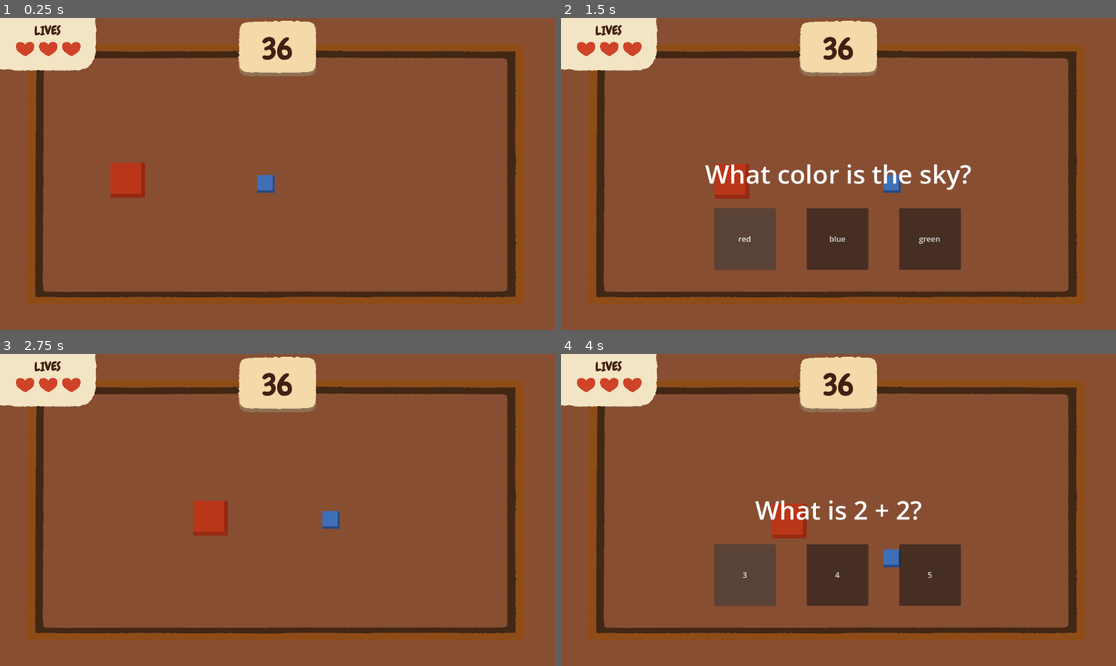
Above: before the commit, frames 1-4 (two rows, left to right).
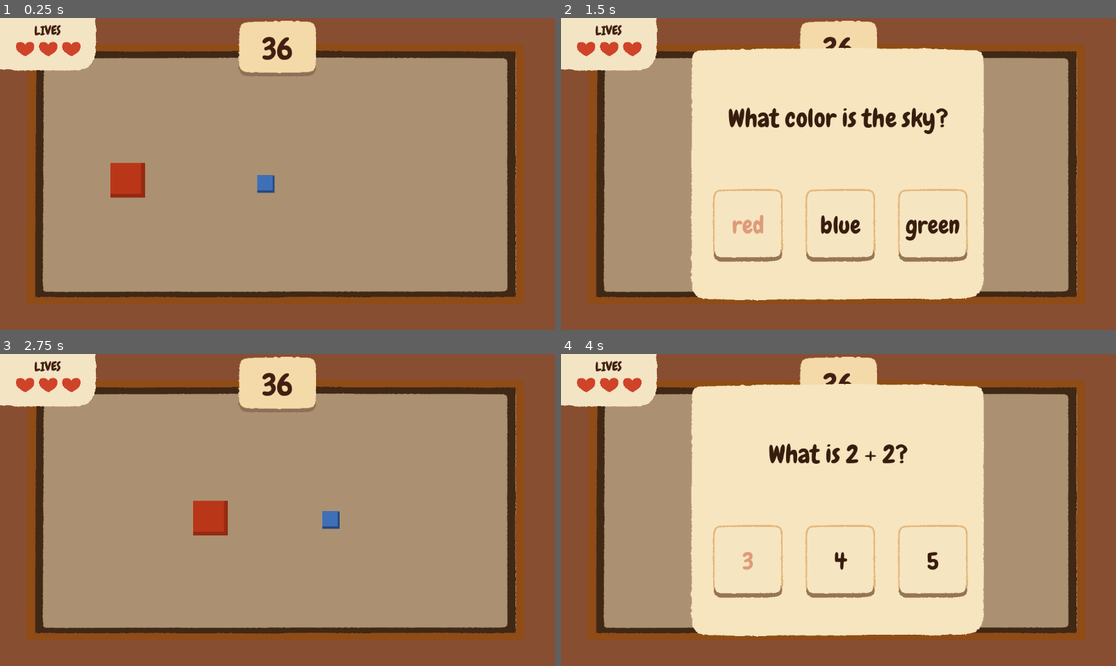
Above: after the commit, the same moments.

Repository: etper/question-mark-game
Game: Godot game, scene res://main.tscn
Two runs of this game, one before a commit and one after it. Both use one fixed random seed, a clock stepped at 60 frames per second and the inputs below.
Inputs:
- Up to frame 1 (0.25 s): no input
- Up to frame 2 (1.5 s): hold D (right) 0.53-1.25 s; click "red" at 1.25 s
- Up to frame 3 (2.75 s): click "blue" at 2 s
- Up to frame 4 (4 s): hold S (down) 2.78-3.5 s; click "3" at 3.5 s

The runs differ from the first frame. In frame 1, 61% of the frame differs, in the area x 7-93%, y 12-88%; in frame 2, 64%; in frame 3, 61%; in frame 4, 64%, in the area x 7-93%, y 9-91%.

Commit message:
lots of art

Diff:
--- /dev/null
+++ b/QuestionPanel.tscn
@@ -0,0 +1,80 @@
+[gd_scene format=3 uid="uid://divnilvv14a3u"]
+
+[ext_resource type="Script" uid="uid://btv1ngyys4qi7" path="res://question_panel.gd" id="1_8jco2"]
+[ext_resource type="FontFile" uid="uid://d1osxkg76wyid" path="res://Chewy-Regular.ttf" id="2_pp4sa"]
+[ext_resource type="Texture2D" uid="uid://djiov8ihw5wy5" path="res://sprites/button.png" id="3_m2he2"]
+[ext_resource type="Texture2D" uid="uid://dib1j36gqvrbx" path="res://sprites/questionBG.png" id="4_m2he2"]
+
+[node name="QuestionPanel" type="Panel" unique_id=481925224]
+offset_left = -7.0
+offset_top = -44.0
+offset_right = -7.0
+offset_bottom = -44.0
+script = ExtResource("1_8jco2")
+metadata/_edit_use_anchors_ = true
+
+[node name="BG" type="Sprite2D" parent="." unique_id=1453256339]
+position = Vector2(581, 368)
+texture = ExtResource("4_m2he2")
+
+[node name="QuestionLabel" type="Label" parent="." unique_id=606158276]
+layout_mode = 0
+offset_left = 278.0
+offset_top = 107.0
+offset_right = 888.0
+offset_bottom = 399.0
+theme_override_colors/font_color = Color(0.21568628, 0.11372549, 0.05490196, 1)
+theme_override_fonts/font = ExtResource("2_pp4sa")
+theme_override_font_sizes/font_size = 53
+text = "What color is the sky?"
+horizontal_alignment = 1
+vertical_alignment = 1
+
+[node name="AnswerButton1" type="Button" parent="." unique_id=345151335]
+layout_mode = 0
+offset_left = 318.0
+offset_top = 395.0
+offset_right = 446.0
+offset_bottom = 523.0
+theme_override_colors/font_color = Color(0.21568628, 0.11372549, 0.05490196, 1)
+theme_override_colors/font_hover_color = Color(0.8730697, 0.6088611, 0.4743513, 1)
+theme_override_fonts/font = ExtResource("2_pp4sa")
+theme_override_font_sizes/font_size = 49
+text = "1"
+icon = ExtResource("3_m2he2")
+flat = true
+icon_alignment = 1
+
+[node name="AnswerButton2" type="Button" parent="." unique_id=96783020]
+layout_mode = 0
+offset_left = 510.0
+offset_top = 395.0
+offset_right = 664.0
+offset_bottom = 554.0
+theme_override_colors/font_color = Color(0.21568628, 0.11372549, 0.05490196, 1)
+theme_override_colors/font_hover_color = Color(0.8730697, 0.6088611, 0.4743513, 1)
+theme_override_fonts/font = ExtResource("2_pp4sa")
+theme_override_font_sizes/font_size = 49
+text = "2"
+icon = ExtResource("3_m2he2")
+flat = true
+icon_alignment = 1
+
+[node name="AnswerButton3" type="Button" parent="." unique_id=616550591]
+layout_mode = 0
+offset_left = 702.0
+offset_top = 395.0
+offset_right = 856.0
+offset_bottom = 554.0
+theme_override_colors/font_color = Color(0.21568628, 0.11372549, 0.05490196, 1)
+theme_override_colors/font_hover_color = Color(0.8730697, 0.6088611, 0.4743513, 1)
+theme_override_fonts/font = ExtResource("2_pp4sa")
+theme_override_font_sizes/font_size = 49
+text = "3"
+icon = ExtResource("3_m2he2")
+flat = true
+icon_alignment = 1
+
+[connection signal="pressed" from="AnswerButton1" to="." method="_on_answer_button_1_pressed"]
+[connection signal="pressed" from="AnswerButton2" to="." method="_on_answer_button_2_pressed"]
+[connection signal="pressed" from="AnswerButton3" to="." method="_on_answer_button_3_pressed"]
--- a/main.gd
+++ b/main.gd
@@ -24,8 +24,11 @@
 func _ready():
 	$QuestionPanel.visible = false
 
-	# Allows the panel to still work while the game is paused
+	# Allow question panel to work while game is paused
 	$QuestionPanel.process_mode = Node.PROCESS_MODE_ALWAYS
+
+	# Listen for answers from QuestionPanel
+	$QuestionPanel.answer_selected.connect(check_answer)
 
 	$Timer.wait_time = timer_wait_time
 	$Timer.start()
@@ -33,15 +36,9 @@
 func _on_timer_timeout():
 	var q = questions.pick_random()
 
-	$QuestionPanel/QuestionLabel.text = q["question"]
 	current_answer = q["correct"].to_lower()
 
-	var choices = q["choices"]
-
-	$QuestionPanel/AnswerButton1.text = choices[0]
-	$QuestionPanel/AnswerButton2.text = choices[1]
-	$QuestionPanel/AnswerButton3.text = choices[2]
-
+	$QuestionPanel.setup(q)
 	$QuestionPanel.visible = true
 
 	get_tree().paused = true
@@ -65,15 +62,6 @@
 			print("Game Over")
 			get_tree().change_scene_to_file("res://GameOver.tscn")
 
-func _on_answer_button_1_pressed():
-	check_answer($QuestionPanel/AnswerButton1.text)
-
-func _on_answer_button_2_pressed():
-	check_answer($QuestionPanel/AnswerButton2.text)
-
-func _on_answer_button_3_pressed():
-	check_answer($QuestionPanel/AnswerButton3.text)
-
 func _process(delta):
 	if game_won:
 		return
--- a/main.tscn
+++ b/main.tscn
@@ -7,9 +7,11 @@
 [ext_resource type="Texture2D" uid="uid://bsdudn0vgu2a5" path="res://sprites/livesBG.png" id="2_lquwl"]
 [ext_resource type="Texture2D" uid="uid://bqg7qphsfc717" path="res://sprites/wall.png" id="3_4c57u"]
 [ext_resource type="Texture2D" uid="uid://d3m4oqeuyiawq" path="res://sprites/heart.png" id="3_7mycd"]
+[ext_resource type="Texture2D" uid="uid://do78o3hkwgrj2" path="res://sprites/ground.png" id="3_dg77c"]
 [ext_resource type="FontFile" uid="uid://d1osxkg76wyid" path="res://Chewy-Regular.ttf" id="4_7mycd"]
 [ext_resource type="Texture2D" uid="uid://ds3mduext7jfn" path="res://sprites/wallShade.png" id="4_efxa6"]
 [ext_resource type="Texture2D" uid="uid://oet277dsta3j" path="res://sprites/timeBG.png" id="5_272bh"]
+[ext_resource type="PackedScene" uid="uid://divnilvv14a3u" path="res://QuestionPanel.tscn" id="11_efxa6"]
 
 [node name="Main" type="Node2D" unique_id=1858380961]
 script = ExtResource("1_h2yge")
@@ -24,6 +26,12 @@
 position = Vector2(576.00006, 324)
 scale = Vector2(0.7955801, 0.59668505)
 texture = ExtResource("2_5vw27")
+metadata/_edit_lock_ = true
+
+[node name="Ground" type="Sprite2D" parent="BG" unique_id=1531685401]
+position = Vector2(576.00006, 324)
+scale = Vector2(0.826, 0.62)
+texture = ExtResource("3_dg77c")
 metadata/_edit_lock_ = true
 
 [node name="Wall" type="Sprite2D" parent="BG" unique_id=1622325807]
@@ -110,43 +118,6 @@
 wait_time = 10.0
 autostart = true
 
-[node name="QuestionPanel" type="Panel" parent="." unique_id=181747024]
-metadata/_edit_use_anchors_ = true
-
-[node name="QuestionLabel" type="Label" parent="QuestionPanel" unique_id=1874791770]
-layout_mode = 0
-offset_right = 1152.0
-offset_bottom = 648.0
-theme_override_font_sizes/font_size = 53
-text = "What color is the sky?"
-horizontal_alignment = 1
-vertical_alignment = 1
-
-[node name="AnswerButton1" type="Button" parent="QuestionPanel" unique_id=1839382824]
-layout_mode = 0
-offset_left = 318.0
-offset_top = 395.0
-offset_right = 446.0
-offset_bottom = 523.0
-text = "1"
-
-[node name="AnswerButton2" type="Button" parent="QuestionPanel" unique_id=816401517]
-layout_mode = 0
-offset_left = 510.0
-offset_top = 395.0
-offset_right = 638.0
-offset_bottom = 523.0
-text = "2"
-
-[node name="AnswerButton3" type="Button" parent="QuestionPanel" unique_id=472731740]
-layout_mode = 0
-offset_left = 702.0
-offset_top = 395.0
-offset_right = 830.0
-offset_bottom = 523.0
-text = "3"
+[node name="QuestionPanel" parent="." unique_id=481925224 instance=ExtResource("11_efxa6")]
 
 [connection signal="timeout" from="Timer" to="." method="_on_timer_timeout"]
-[connection signal="pressed" from="QuestionPanel/AnswerButton1" to="." method="_on_answer_button_1_pressed"]
-[connection signal="pressed" from="QuestionPanel/AnswerButton2" to="." method="_on_answer_button_2_pressed"]
-[connection signal="pressed" from="QuestionPanel/AnswerButton3" to="." method="_on_answer_button_3_pressed"]
--- /dev/null
+++ b/question_panel.gd
@@ -0,0 +1,21 @@
+extends Panel
+
+signal answer_selected(answer)
+
+func setup(question_data):
+	$QuestionLabel.text = question_data["question"]
+
+	var choices = question_data["choices"]
+
+	$AnswerButton1.text = choices[0]
+	$AnswerButton2.text = choices[1]
+	$AnswerButton3.text = choices[2]
+
+func _on_answer_button_1_pressed():
+	answer_selected.emit($AnswerButton1.text)
+
+func _on_answer_button_2_pressed():
+	answer_selected.emit($AnswerButton2.text)
+
+func _on_answer_button_3_pressed():
+	answer_selected.emit($AnswerButton3.text)
Not shown, added: question_panel.gd.uid
Binary file added: sprites/button.png
Not shown, added: sprites/button.png.import
Binary file added: sprites/buttonClicked.png
Not shown, added: sprites/buttonClicked.png.import
Binary file added: sprites/ground.png
Not shown, added: sprites/ground.png.import
Binary file added: sprites/questionBG.png
Not shown, added: sprites/questionBG.png.import
Binary file added: sprites/questionTitle.png
Not shown, added: sprites/questionTitle.png.import
